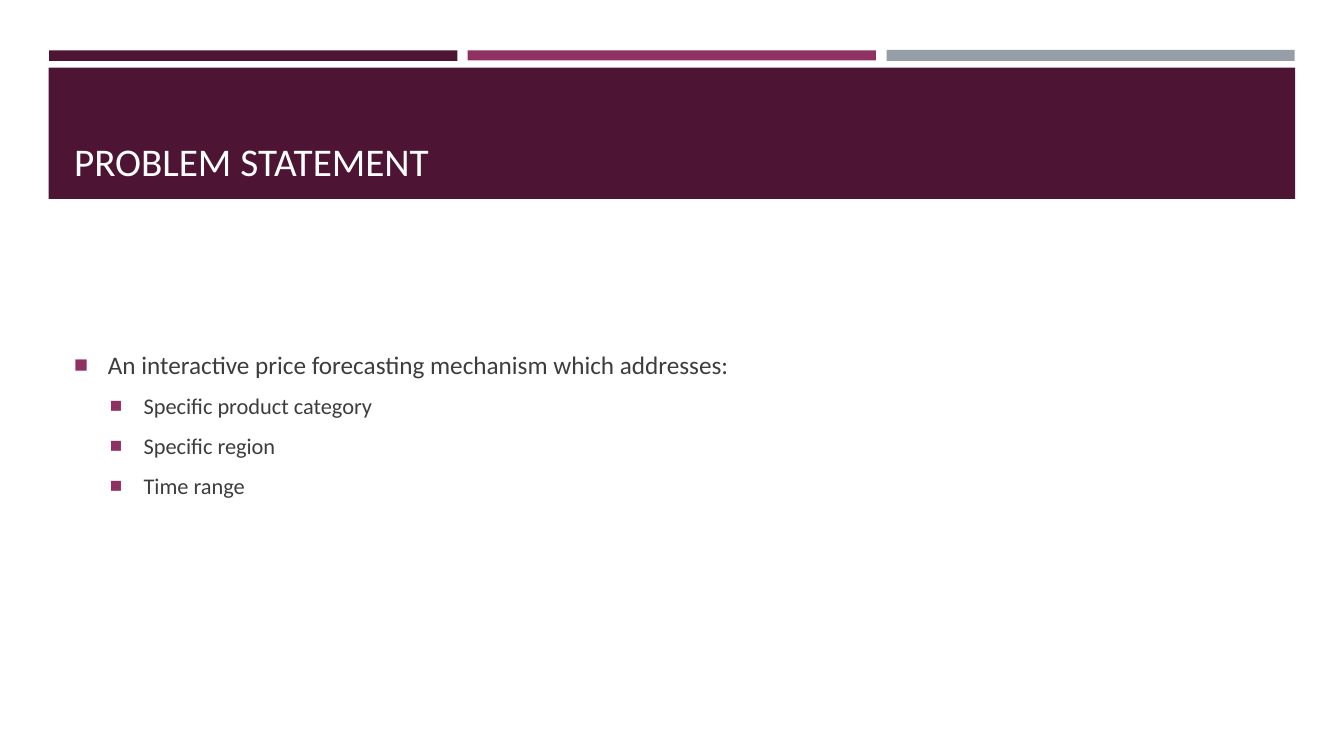
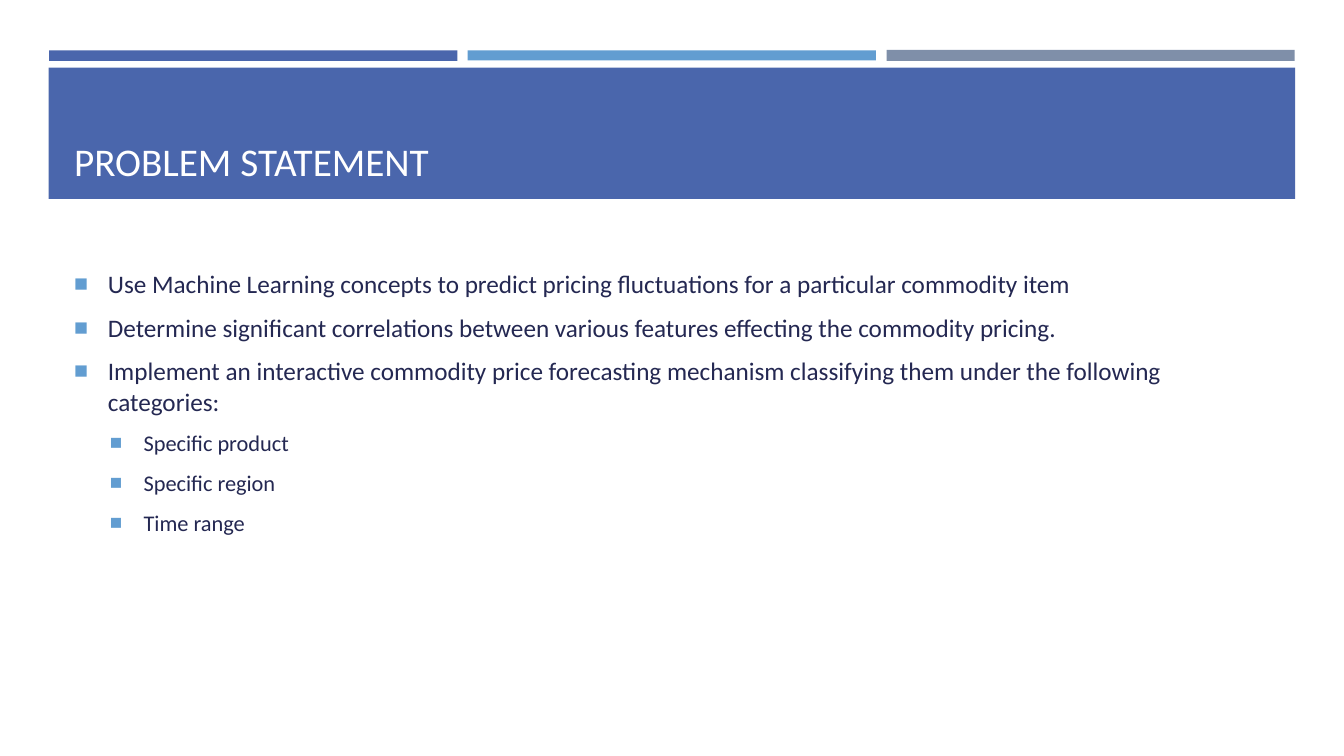
Before and after one commit to lvibb/sandbox, a slide deck: slide 3 of mlnd/projects/capstone/CapStone_Proposal.pptx (slide 4 before the commit). Drawn at 1344x756 pixels with LibreOffice and Linux fonts; fonts in the diff are those of the drawing. Boxes give left, top, right and bottom in pixels: in the first picture for what was removed or moved away, otherwise in the second. Text is boxed around its words. In the diff, an @@ line names an element or a change of style, - is before the commit and + after.

```diff
--- a/mlnd/projects/capstone/CapStone_Proposal.pptx
+++ b/mlnd/projects/capstone/CapStone_Proposal.pptx
@@ rectangle at [49,50,458,60]: fill #4D1434 to #4A66AC @@
@@ rectangle at [468,50,876,60]: fill #903163 to #629DD1 @@
@@ rectangle at [886,50,1295,62]: fill #969FA7 to #7F8FA9 @@
@@ rectangle at [48,68,1296,199]: fill #4D1434 to #4A66AC @@
@@ text at [108,275,1160,455]: text changed; text colour #3D3D3D to #242852 @@
-■ An interactive price forecasting mechanism which addresses:
-  ■ Specific product category
+■ Use Machine Learning concepts to predict pricing fluctuations for a particular commodity item
+■ Determine significant correlations between various features effecting the commodity pricing.
+■ Implement an interactive commodity price forecasting mechanism classifying them under the following categories:
+  ■ Specific product
@@ text at [144,475,276,535]: text colour #3D3D3D to #242852 in "Specific region", "Time range"; bullet colour #903163 to #629DD1 @@
```
Also in this commit, not shown: 4 other slides changed, 4 slides added, 4 slides removed, 4 other files.
